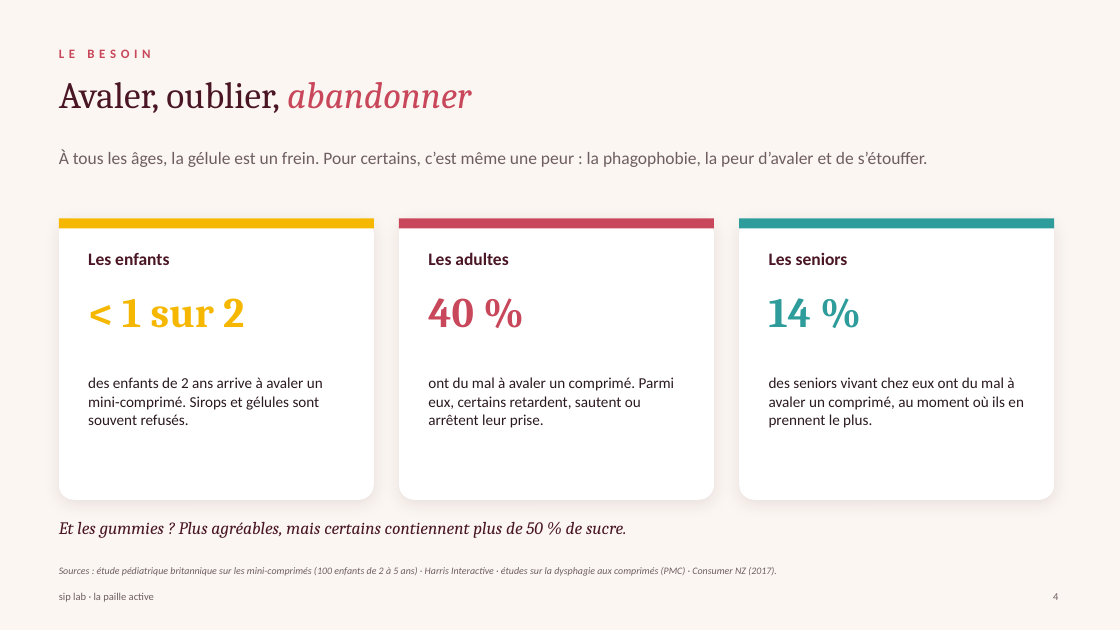
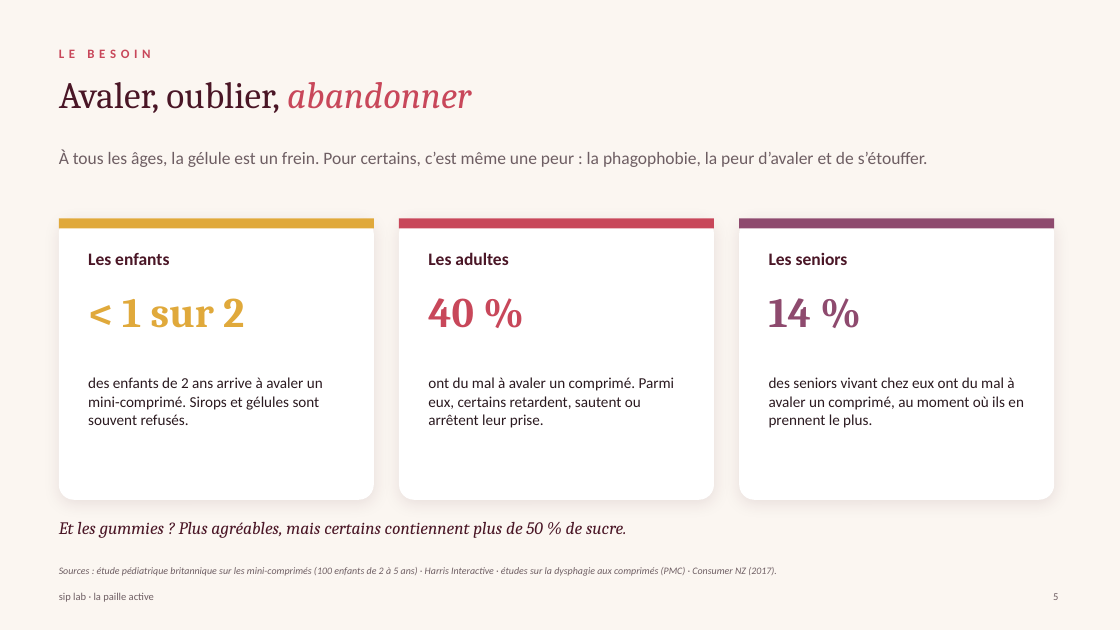
Before and after one commit to nisrine-max/mon-sitee, a slide deck: slide 5 of Dossier_sip_lab/10_Pitchs_et_presentations/Pitch_PEPITE_sip_lab.pptx (slide 4 before the commit). Drawn at 1120x630 pixels with LibreOffice and Linux fonts; fonts in the diff are those of the drawing. Boxes give left, top, right and bottom in pixels: in the first picture for what was removed or moved away, otherwise in the second. Text is boxed around its words. In the diff, an @@ line names an element or a change of style, - is before the commit and + after.

```diff
--- a/Dossier_sip_lab/10_Pitchs_et_presentations/Pitch_PEPITE_sip_lab.pptx
+++ b/Dossier_sip_lab/10_Pitchs_et_presentations/Pitch_PEPITE_sip_lab.pptx
@@ rectangle at (59,218,374,229): fill #F5B700 to #E0A93B @@
@@ rectangle at (739,218,1054,229): fill #2E9C9A to #8E4A6E @@
@@ text "< 1 sur 2" at (122,298,244,328): text colour #F5B700 to #E0A93B @@
@@ text "14 %" at (769,298,811,327): text colour #2E9C9A to #8E4A6E @@
```
Also in this commit, not shown: 15 other slides changed, 2 slides added, 1 other file.
